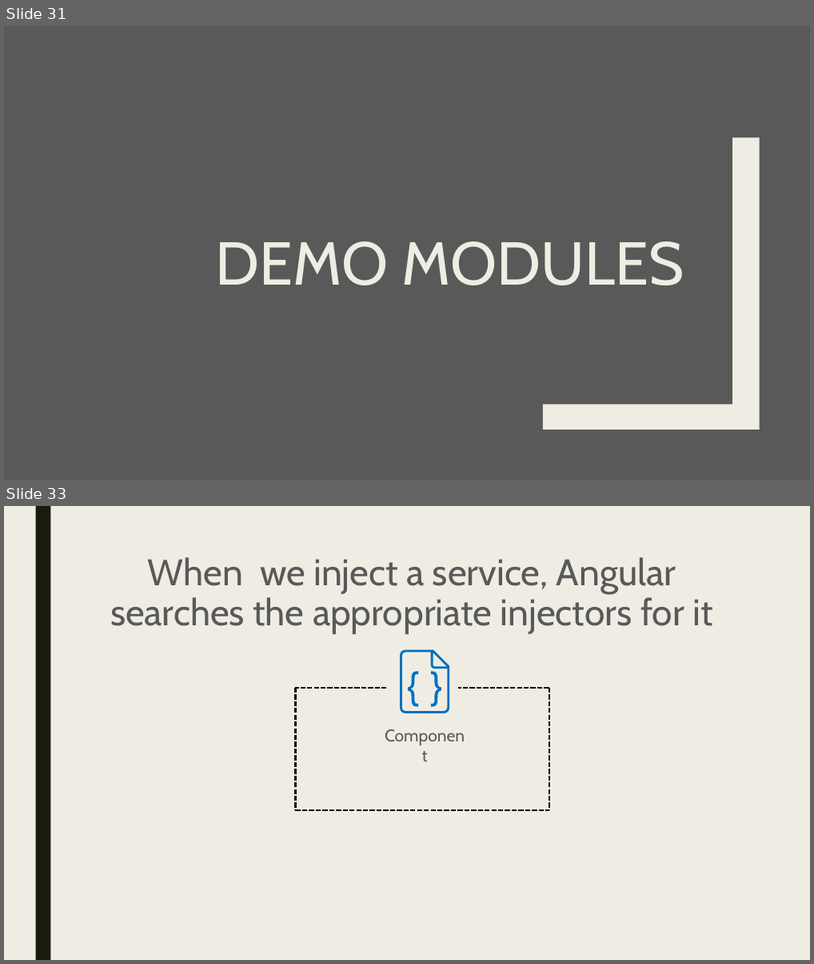
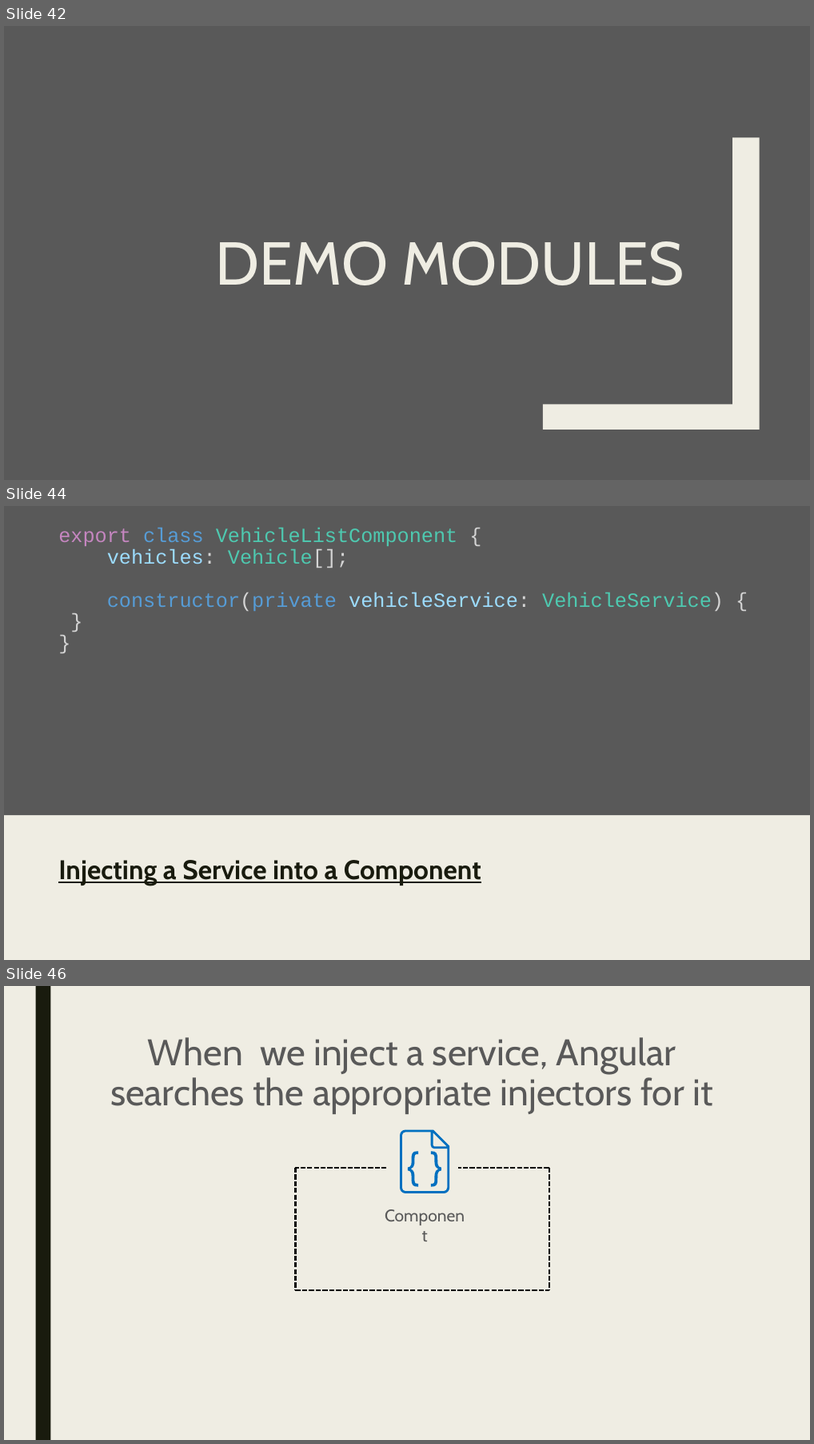
Before and after one commit to pkyurkchiev/mean-stack, a slide deck: presentations/angular2.pptx. Shown one above the other, each under a label of ours: slides 31 and 33 before the commit, slides 42, 44 and 46 after it; the slides between them are not shown. The pictures are 814x964 and 814x1444 pixels, drawn with LibreOffice and Linux fonts; fonts in the diff are those of the drawing. Boxes give left, top, right and bottom in pixels: in the first picture for what was removed or moved away, otherwise in the second. Text is boxed around its words. In the diff, an @@ line names an element or a change of style, - is before the commit and + after.

```diff
--- a/presentations/angular2.pptx
+++ b/presentations/angular2.pptx
@@ slide 44 added at (4,506,810,960), background #EFEDE3 @@
@@ rectangle added at (4,506,810,815), fill #595959 @@
@@ title added at (58,528,724,611), 24 pt, text #4EC9B0 @@
+export class VehicleListComponent {
+vehicles: Vehicle[];
+constructor(private vehicleService: VehicleService) { }
+}
@@ text added at (58,860,482,885), 32 pt, text #191B0E, bold, underline @@
+Injecting a Service into a Component
@@ what was slide 31 is now slide 42 @@
@@ what was slide 33 is now slide 46 @@
```
Also in this commit, not shown: 1 slide changed, 17 other slides added, 5 slides removed.
